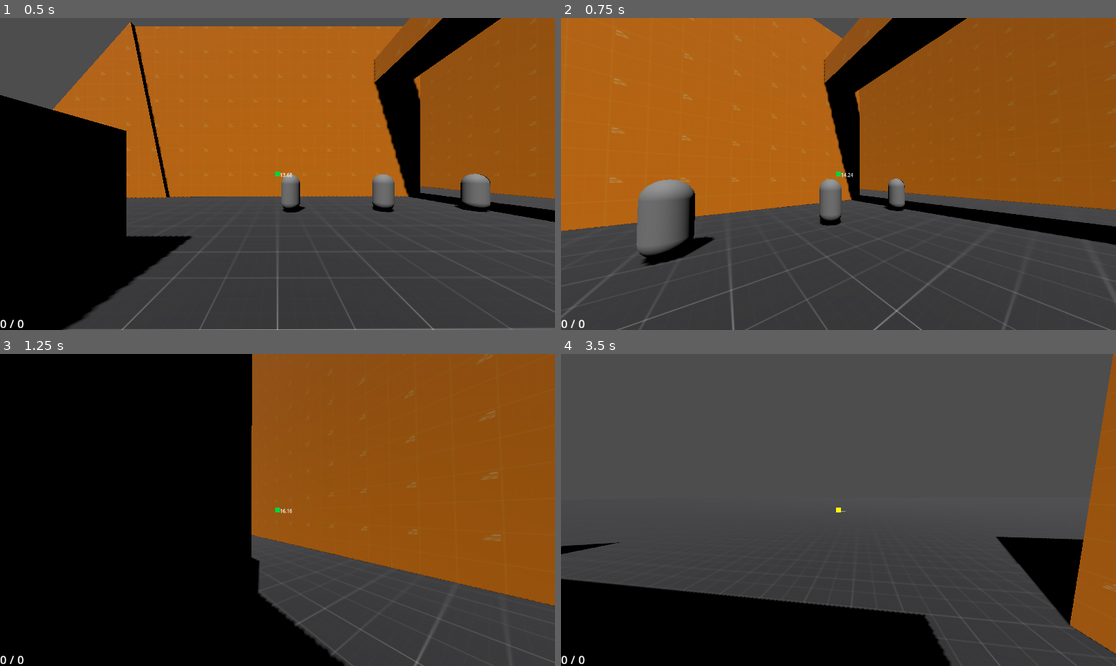
Above: before the commit, frames 1-4 (two rows, left to right).
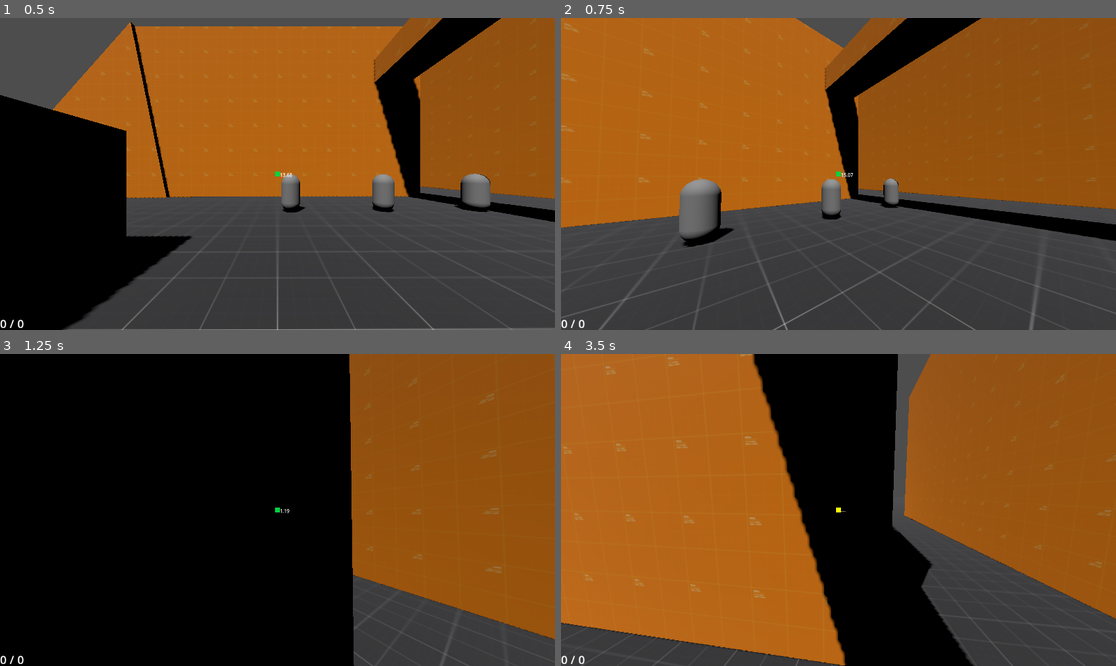
Above: after the commit, the same moments.

Repository: EdmundWohlmuth/Sch-Movement---GODOT
Game: Godot game, scene res://Scenes/Levels/test_level.tscn
Same seed, same stepped clock (60 frames per second), same inputs: the game is played once before the commit and once after it.
Inputs (mouse positions are in pixels of both pictures, inside the frame that each line leads up to):
- Up to frame 1 (0.5 s): no input
- Up to frame 2 (0.75 s): tap Enter (ui_accept) at 0.5 s; move the mouse to (866, 174) at 0.52 s; hold W (move_forward) from 0.53 s (still down); hold Right mouse button (grapple) from 0.53 s (still down)
- Up to frame 3 (1.25 s): keep holding W (move_forward); keep holding Right mouse button (grapple); tap Space (jump) at 0.77 s; tap Ctrl (slide) at 0.8 s
- Up to frame 4 (3.5 s): keep holding W (move_forward); move the mouse to (810, 510) at 1.27 s; release Right mouse button (grapple) at 1.28 s; tap Ctrl (slide) at 1.35, 2.3 s; tap Space (jump) at 1.52, 3.02 s; right-click (810, 510) at 1.55 s; move the mouse to (849, 503) at 2.02 s; hold Right mouse button (grapple) 2.03-2.78 s; move the mouse to (832, 516) at 2.77 s; click (832, 516) at 2.85 s; right-click (832, 516) at 3.05 s

Frame 1 is identical in both runs. In frame 2, 7.5% of the frame differs, in the area x 0-100%, y 0-100%; in frame 3, 19%; in frame 4, 84%.

Commit message:
Decoupled Movement and Grapple

Diff:
--- /dev/null
+++ b/Scenes/Character Nodes/grapple_hook.tscn
@@ -0,0 +1,10 @@
+[gd_scene load_steps=2 format=3 uid="uid://b0eehwfkelobi"]
+
+[ext_resource type="Script" uid="uid://rr01j8k1agqw" path="res://Scripts/Character Node Scripts/grapple_hook.gd" id="1_o2m40"]
+
+[node name="GrappleHook" type="Node"]
+script = ExtResource("1_o2m40")
+
+[node name="grapple_cooldown_timer" type="Timer" parent="."]
+
+[connection signal="timeout" from="grapple_cooldown_timer" to="." method="_on_grapple_cooldown_timer_timeout"]
--- a/Scenes/Player/player_char.tscn
+++ b/Scenes/Player/player_char.tscn
@@ -1,7 +1,8 @@
-[gd_scene load_steps=6 format=3 uid="uid://d12tyfkvb4luu"]
+[gd_scene load_steps=7 format=3 uid="uid://d12tyfkvb4luu"]
 
 [ext_resource type="Script" uid="uid://c818u2lnv3rnd" path="res://Scripts/PlayerChar/player_char.gd" id="1_2bvri"]
 [ext_resource type="PackedScene" uid="uid://ctlcautjqwklo" path="res://Scenes/Managers/Weapon_Manager.tscn" id="2_pfg0q"]
+[ext_resource type="PackedScene" uid="uid://b0eehwfkelobi" path="res://Scenes/Character Nodes/grapple_hook.tscn" id="3_tywqa"]
 
 [sub_resource type="CapsuleShape3D" id="CapsuleShape3D_t3hp8"]
 
@@ -11,12 +12,13 @@
 height = 1.0
 radius = 0.6
 
-[node name="PlayerCharacterBody" type="CharacterBody3D" node_paths=PackedStringArray("weapon_manager")]
+[node name="PlayerCharacterBody" type="CharacterBody3D" node_paths=PackedStringArray("weapon_manager", "special_traverse")]
 collision_layer = 4
 collision_mask = 3
 wall_min_slide_angle = 0.785398
 script = ExtResource("1_2bvri")
 weapon_manager = NodePath("WeaponManager")
+special_traverse = NodePath("GrappleHook")
 
 [node name="PlayerHurtbox" type="CollisionShape3D" parent="."]
 shape = SubResource("CapsuleShape3D_t3hp8")
@@ -61,5 +63,12 @@
 target_position = Vector3(0, 0, 0.5)
 debug_shape_custom_color = Color(1, 0, 1, 1)
 
+[node name="GrappleHook" parent="." node_paths=PackedStringArray("weapon_manager", "grapple_cast") instance=ExtResource("3_tywqa")]
+weapon_manager = NodePath("../WeaponManager")
+max_grapple_dist = 20.0
+grapple_speed = 100.0
+grapple_cooldown_time = 0.5
+grapple_cast = NodePath("../Head/Camera3D/RayCast3D")
+
 [connection signal="timeout" from="SlideCooldownTimer" to="." method="_on_slide_cooldown_timer_timeout"]
 [connection signal="timeout" from="GrappleCooldownTimer" to="." method="_on_grapple_cooldown_timer_timeout"]
--- /dev/null
+++ b/Scripts/Character Node Scripts/grapple_hook.gd
@@ -0,0 +1,93 @@
+extends Node
+
+@onready var grapple_cooldown_timer: Timer = $grapple_cooldown_timer
+
+@export var weapon_manager:Node3D
+
+@export var max_grapple_dist:float
+@export var grapple_speed:float
+@export var grapple_cooldown_time:float
+
+@export var grapple_cast:RayCast3D
+
+var grapple_point
+
+var is_grappling:bool = false
+var can_grapple:bool = true
+
+func start_special_move(delta):
+  grapple(delta)
+
+# handle grapple mechanic
+func grapple(delta):
+  if Input.is_action_just_pressed("grapple") && can_grapple: check_grapple_type()
+
+  if Input.is_action_pressed("grapple") && can_grapple && is_grappling: grapple_pull(delta)
+  elif Input.is_action_just_released("grapple") && is_grappling: grapple_end()
+
+  set_crosshair_juice()
+
+func is_in_grapple_range(there) -> bool:
+  var here = grapple_cast.global_transform.origin
+  var distance = here.distance_to(there)
+
+  if distance > max_grapple_dist: return false
+  else: return true
+
+# gets and sets initial point of grapple
+func set_grapple():
+  if grapple_cast.is_colliding():
+    grapple_point = grapple_cast.get_collision_point()
+    var grapple_dir = (grapple_point - get_parent().position).normalized()
+    var _grapple_target_speed = grapple_dir * grapple_speed
+
+    is_grappling = true
+
+# Emit signal to UI for crosshair colors and juice
+func set_crosshair_juice():
+  if grapple_cast.is_colliding() && can_grapple && is_in_grapple_range(grapple_cast.get_collision_point()):
+    if grapple_cast.get_collider() == null: return
+    SignalManager.emit_signal("send_dist_info", get_parent().position.distance_to(grapple_cast.get_collision_point()))
+    if grapple_cast.get_collider().collision_layer == 1: SignalManager.emit_signal("update_crosshair", 2)
+    else: SignalManager.emit_signal("update_crosshair", 1)
+  elif grapple_cast.is_colliding() && can_grapple:
+    SignalManager.emit_signal("update_crosshair", 3)
+  else:
+    SignalManager.emit_signal("out_of_range_text")
+    if can_grapple: SignalManager.emit_signal("update_crosshair", 0)
+    else: SignalManager.emit_signal("update_crosshair", 3)
+
+# determines what function is played when the grapple connects with a collision
+func check_grapple_type():
+    if !grapple_cast.is_colliding(): return
+    if !is_in_grapple_range(grapple_cast.get_collision_point()): return
+
+    if grapple_cast.get_collider().collision_layer == 1: set_grapple()
+    elif grapple_cast.get_collider().collision_layer == 2: weapon_steal()
+
+# pulls player towards collision area
+func grapple_pull(delta):
+    var grapple_vector
+    var grapple_dir = (grapple_point - get_parent().position).normalized()
+    var grapple_target_speed = grapple_dir * grapple_speed
+    grapple_vector = (grapple_target_speed - get_parent().velocity)
+
+    get_parent().velocity += grapple_vector * delta
+
+func grapple_end():
+  can_grapple = false
+  is_grappling = false
+  grapple_cooldown_timer.start(grapple_cooldown_time)
+
+func weapon_steal():
+  var cast_target = grapple_cast.get_collider()
+  if cast_target.weapon_manager.current_weapon == weapon_manager.weapons.MELEE: return #or pull
+
+  weapon_manager.set_weapon(cast_target.weapon_manager.current_weapon)
+  cast_target.weapon_manager.set_weapon(weapon_manager.weapons.MELEE, true)
+  weapon_manager.weapon_stats.raycast = grapple_cast
+  SignalManager.emit_signal("update_weapon_data", weapon_manager.weapon_stats.current_ammo, weapon_manager.weapon_stats.total_ammo, true)
+
+func _on_grapple_cooldown_timer_timeout():
+  can_grapple = true
+  grapple_cooldown_timer.stop()
--- a/Scripts/PlayerChar/player_char.gd
+++ b/Scripts/PlayerChar/player_char.gd
@@ -63,6 +63,9 @@
 
 #NODES
 @export var weapon_manager:Node3D
+@export var health:Node
+@export var hurt_box:Node
+@export var special_traverse:Node
 
 # Get the gravity from the project settings to be synced with RigidBody nodes.
 var gravity = ProjectSettings.get_setting("physics/3d/default_gravity")
@@ -86,7 +89,7 @@
   manage_input()
   on_wall_check()
   movement(delta)
-  grapple(delta)
+  special_traverse.start_special_move(delta)
   handle_jump()
   slide()
   handle_attack()
@@ -108,15 +111,6 @@
   elif !is_on_floor() || !on_wall:
     handle_air_strafe(delta)
     apply_gravity(delta) # Add the gravity.
-
-# handle grapple mechanic
-func grapple(delta):
-  if Input.is_action_just_pressed("grapple") && can_grapple: check_grapple_type()
-
-  if Input.is_action_pressed("grapple") && can_grapple && is_grappling: grapple_pull(delta)
-  elif Input.is_action_just_released("grapple") && is_grappling: grapple_end()
-
-  set_crosshair_juice()
 
 func slide():
   if Input.is_action_just_released("slide"):
@@ -235,66 +229,6 @@
   if Input.is_action_just_pressed("slide") && !is_sliding && !is_on_floor():
     pass # change for special movement
 
-func is_in_grapple_range(there) -> bool:
-  var here = grapple_cast.global_transform.origin
-  var distance = here.distance_to(there)
-
-  if distance > max_grapple_dist: return false
-  else: return true
-
-# gets and sets initial point of grapple
-func set_grapple():
-  if grapple_cast.is_colliding():
-    grapple_point = grapple_cast.get_collision_point()
-    var grapple_dir = (grapple_point - self.position).normalized()
-    var _grapple_target_speed = grapple_dir * grapple_speed
-
-    is_grappling = true
-
-# Emit signal to UI for crosshair colors and juice
-func set_crosshair_juice():
-  if grapple_cast.is_colliding() && can_grapple && is_in_grapple_range(grapple_cast.get_collision_point()):
-    if grapple_cast.get_collider() == null: return
-    SignalManager.emit_signal("send_dist_info", self.position.distance_to(grapple_cast.get_collision_point()))
-    if grapple_cast.get_collider().collision_layer == 1: SignalManager.emit_signal("update_crosshair", 2)
-    else: SignalManager.emit_signal("update_crosshair", 1)
-  elif grapple_cast.is_colliding() && can_grapple:
-    SignalManager.emit_signal("update_crosshair", 3)
-  else:
-    SignalManager.emit_signal("out_of_range_text")
-    if can_grapple: SignalManager.emit_signal("update_crosshair", 0)
-    else: SignalManager.emit_signal("update_crosshair", 3)
-
-# determines what function is played when the grapple connects with a collision
-func check_grapple_type():
-    if !grapple_cast.is_colliding(): return
-    if !is_in_grapple_range(grapple_cast.get_collision_point()): return
-
-    if grapple_cast.get_collider().collision_layer == 1: set_grapple()
-    elif grapple_cast.get_collider().collision_layer == 2: weapon_steal()
-
-# pulls player towards collision area
-func grapple_pull(delta):
-    var grapple_dir = (grapple_point - self.position).normalized()
-    var grapple_target_speed = grapple_dir * grapple_speed
-    grapple_vector = (grapple_target_speed - self.velocity)
-
-    velocity += grapple_vector * delta
-
-func grapple_end():
-  can_grapple = false
-  is_grappling = false
-  grapple_cooldown_timer.start(grapple_cooldown_time)
-
-func weapon_steal():
-  var cast_target = grapple_cast.get_collider()
-  if cast_target.weapon_manager.current_weapon == weapon_manager.weapons.MELEE: return #or pull
-
-  weapon_manager.set_weapon(cast_target.weapon_manager.current_weapon)
-  cast_target.weapon_manager.set_weapon(weapon_manager.weapons.MELEE, true)
-  weapon_manager.weapon_stats.raycast = grapple_cast
-  SignalManager.emit_signal("update_weapon_data", weapon_manager.weapon_stats.current_ammo, weapon_manager.weapon_stats.total_ammo, true)
-
 func wallrun_juice():
   if on_wall: camera.rotation += Vector3((wallrun_tilt_angle * -wall_normal.x), 0, (wallrun_tilt_angle * -wall_normal.z))
   else: camera.rotation = Vector3.ZERO
@@ -313,7 +247,3 @@
 func _on_slide_cooldown_timer_timeout():
   is_sliding = false
   slide_cooldown_timer.stop()
-
-func _on_grapple_cooldown_timer_timeout():
-  can_grapple = true
-  grapple_cooldown_timer.stop()
Not shown, added: Scripts/Character Node Scripts/grapple_hook.gd.uid
